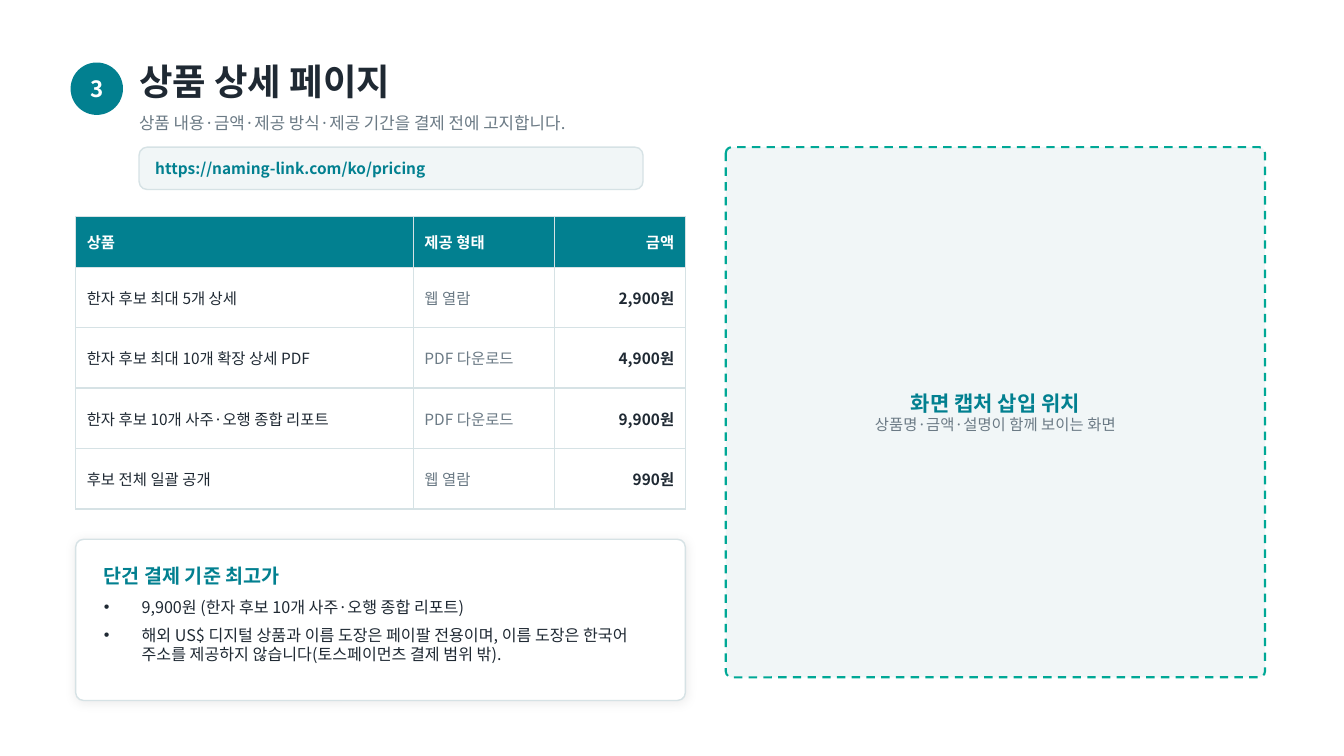
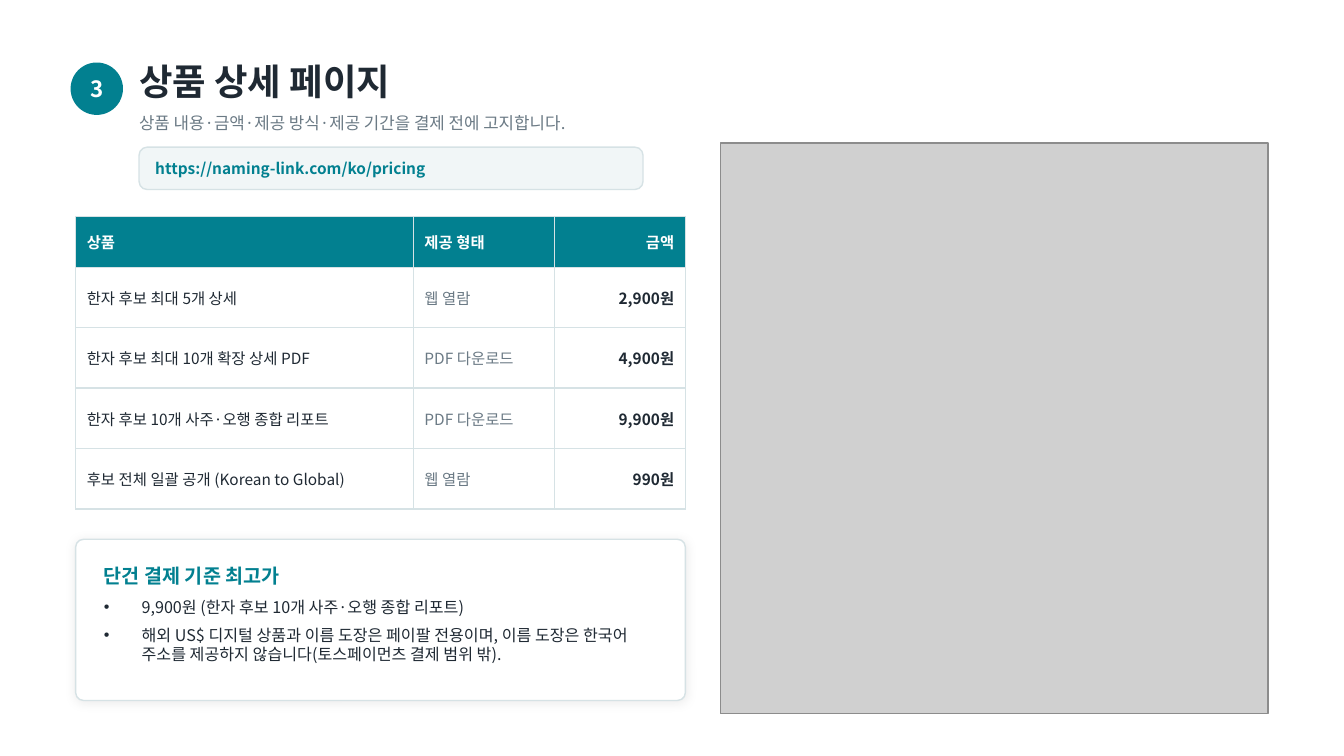
Before and after one commit to whitederrick/naminglink, a slide deck: slide 4 of docs/Naming-Link_결제경로.pptx. Drawn at 1344x756 pixels with LibreOffice and Linux fonts; fonts in the diff are those of the drawing; grey boxes stand for pictures. Boxes give left, top, right and bottom in pixels: in the first picture for what was removed or moved away, otherwise in the second. Text is boxed around its words. In the diff, an @@ line names an element or a change of style, - is before the commit and + after.

```diff
--- a/docs/Naming-Link_결제경로.pptx
+++ b/docs/Naming-Link_결제경로.pptx
@@ picture added at [720, 143, 1268, 714] @@
@@ rounded rectangle removed at [726, 147, 1265, 678] @@
@@ table at [76, 217, 686, 509] @@
-row 5, column 1: 후보 전체 일괄 공개
+row 5, column 1: 후보 전체 일괄 공개 (Korean to Global)
@@ text removed at [875, 393, 1115, 431] @@
-화면 캡처 삽입 위치
-상품명·금액·설명이 함께 보이는 화면
```
Also in this commit, not shown: 7 other slides changed.
